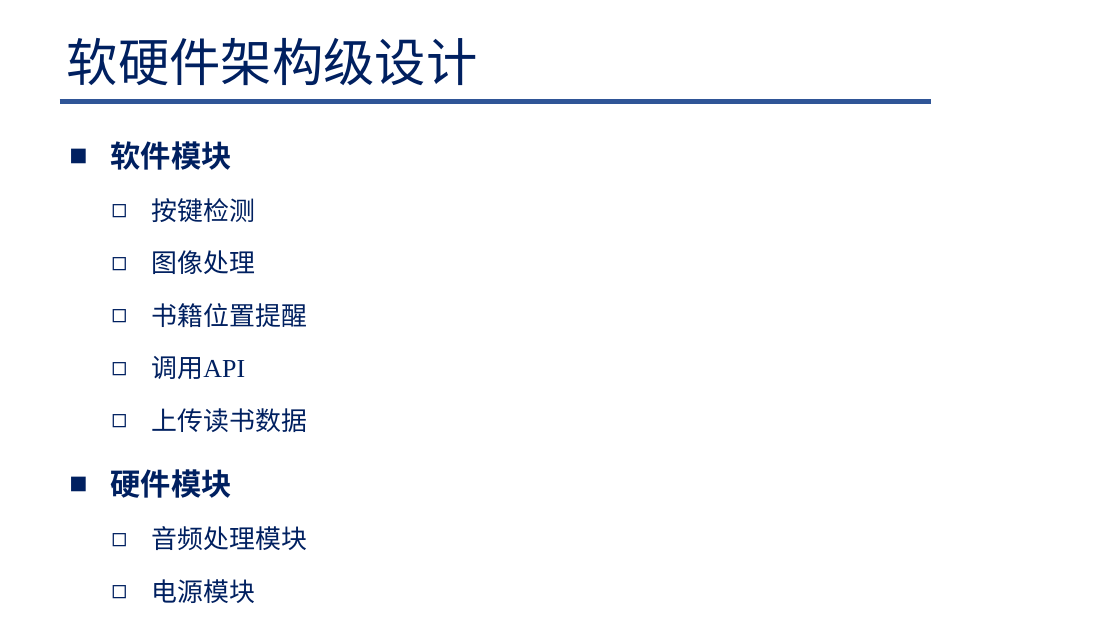
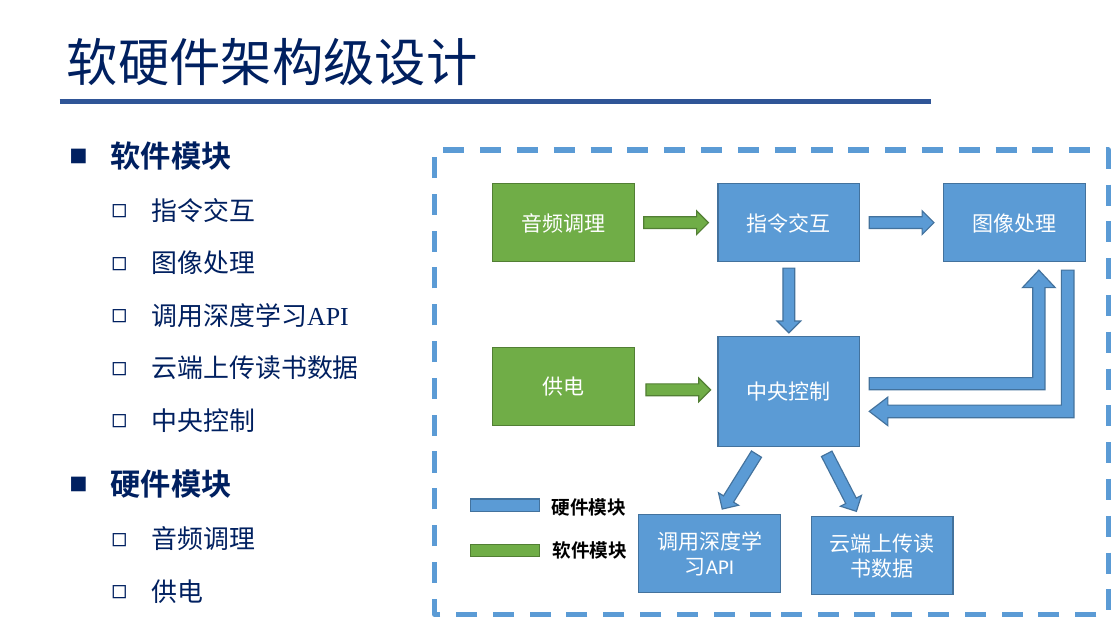
Before and after one commit to Lelucermaire111/Intelligent-blind-assistance-system, a slide deck: slide 3 of 系统设计/系统设计.pptx (slide 6 before the commit). Drawn at 1120x630 pixels with LibreOffice and Linux fonts; fonts in the diff are those of the drawing; background and template pictures are left out. Boxes give left, top, right and bottom in pixels: in the first picture for what was removed or moved away, otherwise in the second. Text is boxed around its words. In the diff, an @@ line names an element or a change of style, - is before the commit and + after.

```diff
--- a/系统设计/系统设计.pptx
+++ b/系统设计/系统设计.pptx
@@ group added at box(434, 150, 1108, 615): 10 rectangles, 6 right arrows, 2 bent up arrows, 2 texts @@
+指令交互
+音频调理
+图像处理
+中央控制
+供电
+调用深度学习API
+云端上传读书数据
+软件模块
+硬件模块
@@ text at box(152, 198, 256, 222): text changed @@
-  ◻ 按键检测
+  ◻ 指令交互
@@ text at box(152, 303, 359, 432): text changed @@
-  ◻ 书籍位置提醒
-  ◻ 调用API
-  ◻ 上传读书数据
+  ◻ 调用深度学习API
+  ◻ 云端上传读书数据
+  ◻ 中央控制
@@ text at box(152, 526, 256, 603): text changed @@
-  ◻ 音频处理模块
-  ◻ 电源模块
+  ◻ 音频调理
+  ◻ 供电
```
Also in this commit, not shown: 3 other slides changed, 2 slides added, 2 slides removed, 13 other files.
